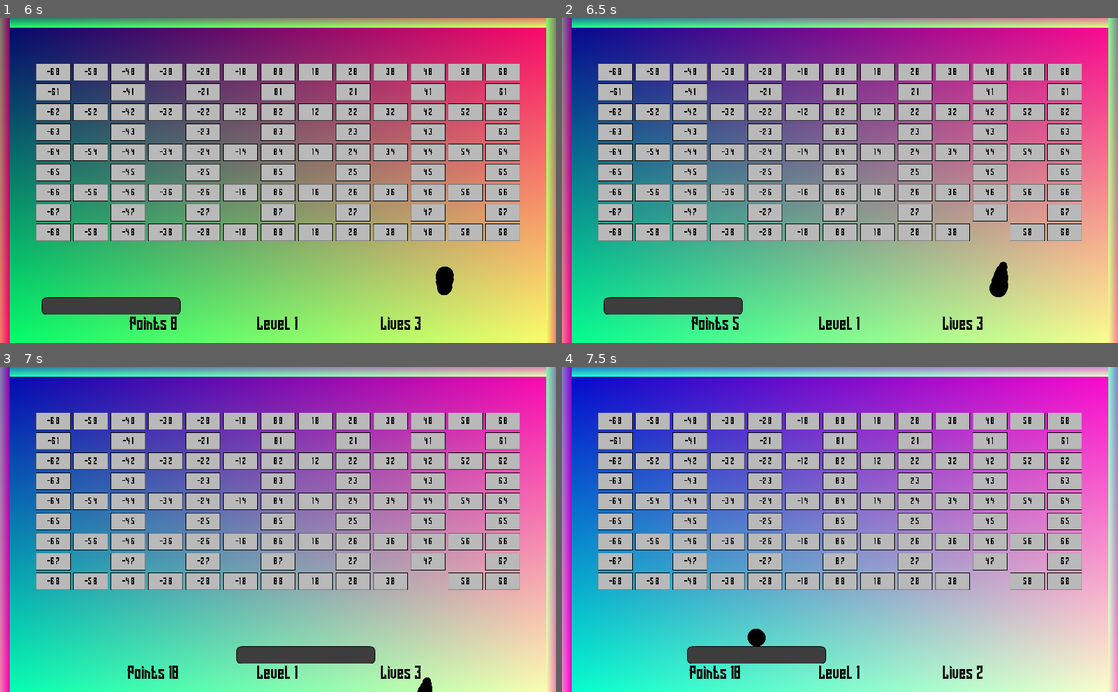
Above: before the commit, frames 1-4 (two rows, left to right).
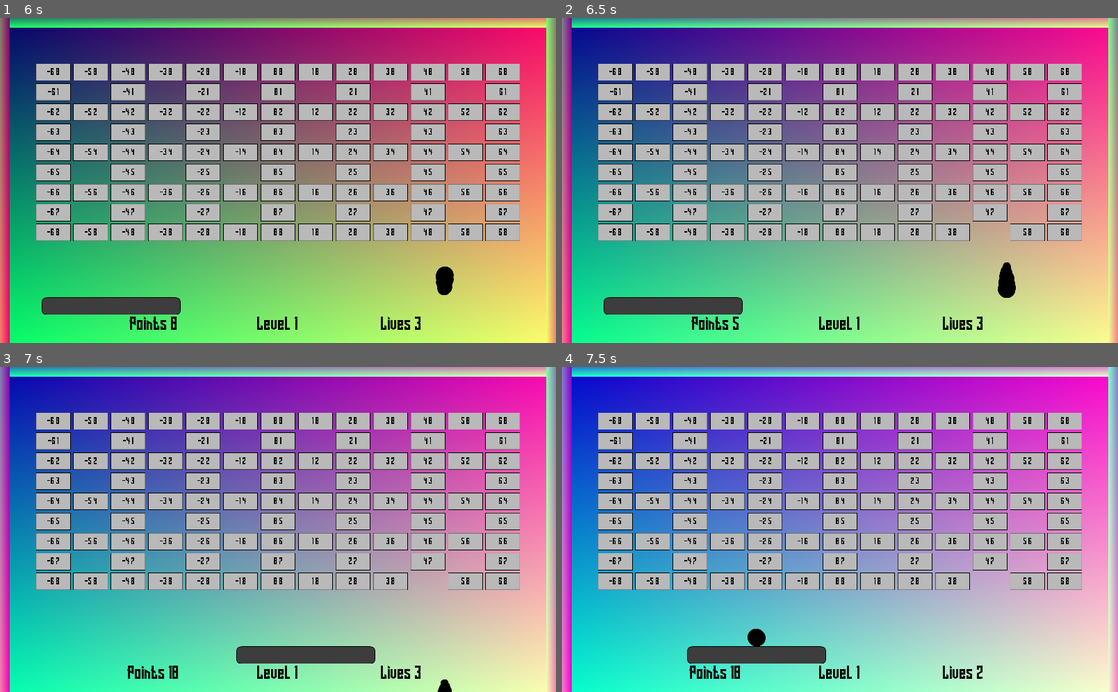
Above: after the commit, the same moments.

Repository: RhetHypo/BrickByBrickPolished
Game: Godot game, scene res://scenes/menus/MainTitle.tscn
Two runs of this game, one before a commit and one after it. Both use one fixed random seed, a clock stepped at 60 frames per second and the inputs below.
Inputs (mouse positions are in pixels of both pictures, inside the frame that each line leads up to):
- Up to frame 1 (6 s): move the mouse to (400, 164) at 0.52 s; hold Right (ui_right) 0.53-1.28 s; hold A (A) 0.53-1.28 s; tap S (S, bound only after the commit) at 0.8, 1.35, 2.3 s; move the mouse to (166, 196) at 1.27 s; hold Down (ui_down) 1.28-2.03 s; tap A (A) at 1.55, 4.55 s; tap Enter at 2 s; move the mouse to (333, 109) at 2.02 s; hold Right (ui_right) 2.03-2.75 s; hold A (A) 2.03-2.75 s; click "NEW GAME" at 2.75 s; click "NEW GAME" at 3.5 s; move the mouse to (250, 245) at 4.27 s; hold Up (ui_up) 4.28-5.03 s; tap D (D) at 4.35 s; move the mouse to (444, 229) at 5.02 s; hold S (S, bound only after the commit) 5.03-5.78 s; hold Left (ui_left) from 5.03 s (still down); tap W (W) at 5.1 s; tap Escape (pause) at 5.65 s; move the mouse to (111, 131) at 5.77 s; click (111, 131) at 5.85 s
- Up to frame 2 (6.5 s): keep holding Left (ui_left); tap A (A) at 6.05 s
- Up to frame 3 (7 s): move the mouse to (305, 529) at 6.52 s; release Left (ui_left) at 6.53 s; hold Down (ui_down) from 6.53 s (still down); hold S (S, bound only after the commit) from 6.53 s (still down)
- Up to frame 4 (7.5 s): move the mouse to (756, 448) at 7.27 s; release Down (ui_down) at 7.28 s; release S (S, bound only after the commit) at 7.28 s; hold Right (ui_right) from 7.28 s (still down); tap A (A) at 7.35 s

Frame 1 is identical in both runs. In frame 2, 0.3% of the frame differs, in the area x 76-82%, y 75-87%; in frame 3, 0.2%; in frame 4, less than 0.1%.

Commit message:
ball sound effects

Diff:
--- a/project.godot
+++ b/project.godot
@@ -56,6 +56,11 @@
 "events": [ Object(InputEventKey,"resource_local_to_scene":false,"resource_name":"","device":0,"alt":false,"shift":false,"control":false,"meta":false,"command":false,"pressed":false,"scancode":87,"unicode":0,"echo":false,"script":null)
  ]
 }
+S={
+"deadzone": 0.5,
+"events": [ Object(InputEventKey,"resource_local_to_scene":false,"resource_name":"","device":0,"alt":false,"shift":false,"control":false,"meta":false,"command":false,"pressed":false,"scancode":83,"unicode":0,"echo":false,"script":null)
+ ]
+}
 
 [rendering]
 
--- a/scenes/entities/Ball.gd
+++ b/scenes/entities/Ball.gd
@@ -8,6 +8,10 @@
 var paddle_width = 512
 
 var angle_cap = 0.75
+
+onready var breakAudio = get_node("breakPlayer")
+onready var paddleAudio = get_node("paddlePlayer")
+onready var wallAudio = get_node("wallPlayer")
 
 func _ready():
 	pass
@@ -30,14 +34,23 @@
 
 func _on_Ball_body_entered(body):
 	if body.is_in_group("Paddle"):
+		if settings.sound_enabled:
+			paddleAudio.volume_db = settings.sound_level - 50
+			paddleAudio.play()
 		self.apply_central_impulse(Vector2(current_speed * 2 * (self.position.x - body.position.x)/paddle_width,0))
 	elif body.is_in_group("Brick"):
+		if settings.sound_enabled:
+			breakAudio.volume_db = settings.sound_level - 50
+			breakAudio.play()
 		get_parent().award_points(10)
-		print("TEMP: ", (settings.difficulty+1)*2)
 		temp_speed += ((settings.difficulty+1)*2)
 		if temp_speed > max_temp_speed:
 			temp_speed = max_temp_speed
 		body.queue_free()
+	else:
+		if settings.sound_enabled:
+			wallAudio.volume_db = settings.sound_level - 50
+			wallAudio.play()
 
 func death():
 	#TODO: Add check for if this is the last ball in play, if adding multiple balls
--- a/scenes/entities/Ball.tscn
+++ b/scenes/entities/Ball.tscn
@@ -1,9 +1,12 @@
-[gd_scene load_steps=8 format=2]
+[gd_scene load_steps=11 format=2]
 
 [ext_resource path="res://scenes/entities/Ball.gd" type="Script" id=1]
 [ext_resource path="res://images/ball.png" type="Texture" id=2]
 [ext_resource path="res://images/trail.png" type="Texture" id=3]
 [ext_resource path="res://images/oddStuff/Ball.tres" type="Curve" id=4]
+[ext_resource path="res://audio/break.wav" type="AudioStream" id=5]
+[ext_resource path="res://audio/Bal.wav" type="AudioStream" id=6]
+[ext_resource path="res://audio/bonk.wav" type="AudioStream" id=7]
 
 [sub_resource type="PhysicsMaterial" id=1]
 friction = 0.0
@@ -47,4 +50,17 @@
 gravity = Vector2( 0, 0 )
 scale_amount_curve = ExtResource( 4 )
 anim_speed_curve = SubResource( 3 )
+
+[node name="breakPlayer" type="AudioStreamPlayer" parent="."]
+stream = ExtResource( 5 )
+volume_db = -40.0
+pitch_scale = 1.76
+
+[node name="paddlePlayer" type="AudioStreamPlayer" parent="."]
+stream = ExtResource( 6 )
+pitch_scale = 2.0
+
+[node name="wallPlayer" type="AudioStreamPlayer" parent="."]
+stream = ExtResource( 7 )
+pitch_scale = 2.0
 [connection signal="body_entered" from="." to="." method="_on_Ball_body_entered"]
--- a/scenes/levels/Gamefield.gd
+++ b/scenes/levels/Gamefield.gd
@@ -31,6 +31,7 @@
 const BRICK = preload("res://scenes/entities/Brick.tscn")
 
 onready var camera = get_node("Camera2D")
+onready var deathAudio = get_node("deathPlayer")
 
 func _ready():
 	Input.set_mouse_mode(Input.MOUSE_MODE_HIDDEN)
@@ -91,6 +92,9 @@
 	lives += newLives
 	update_lives(lives)
 	if newLives < 0 and lives >= 1:
+		if settings.sound_enabled:
+			deathAudio.volume_db = settings.sound_level - 50
+			deathAudio.play()
 		get_node("Paddle").newLife()
 	elif lives <= 0:
 		globals.endgame = true
--- a/scenes/levels/Gamefield.tscn
+++ b/scenes/levels/Gamefield.tscn
@@ -8,6 +8,7 @@
 [ext_resource path="res://other/long_shot/Long_Shot.ttf" type="DynamicFontData" id=6]
 [ext_resource path="res://scenes/menus/PauseDialog.tscn" type="PackedScene" id=7]
 [ext_resource path="res://scenes/menus/Transition.tscn" type="PackedScene" id=8]
+[ext_resource path="res://audio/death.wav" type="AudioStream" id=9]
 
 [sub_resource type="Shader" id=1]
 code = "shader_type canvas_item;
@@ -69,6 +70,7 @@
 position = Vector2( 1023.88, 612.042 )
 
 [node name="Camera2D" type="Camera2D" parent="."]
+editor/display_folded = true
 anchor_mode = 0
 current = true
 zoom = Vector2( 2, 2 )
@@ -149,5 +151,8 @@
 margin_right = 2048.0
 margin_bottom = 2048.0
 rect_min_size = Vector2( 2048, 2048 )
+
+[node name="deathPlayer" type="AudioStreamPlayer" parent="."]
+stream = ExtResource( 9 )
 [connection signal="popup_hide" from="Camera2D/CanvasLayer/PauseDialog" to="." method="_on_PauseDialog_popup_hide"]
 [connection signal="timeout" from="CompleteCheck" to="." method="_on_CompleteCheck_timeout"]
--- a/scenes/menus/PauseDialog.tscn
+++ b/scenes/menus/PauseDialog.tscn
@@ -104,6 +104,7 @@
 margin_top = 150.0
 margin_right = 150.0
 margin_bottom = 166.0
+max_value = 50.0
 ticks_on_borders = true
 
 [node name="ControlOptions" type="OptionButton" parent="MarginContainer/VBoxContainer"]
Not shown, added: audio/Bal.wav.import
Not shown, added: audio/bonk.wav.import
Not shown, added: audio/break.wav.import
Not shown, added: audio/bump.wav.import
Not shown, added: audio/click.wav.import
Not shown, added: audio/death.wav.import
Not shown, added: audio/hover.wav.import
Not shown, added: audio/no.wav.import
Not shown, added: audio/rah.wav.import
Not shown, added: audio/what.wav.import
Not shown: 1 places in scenes/levels/Gamefield.tscn that only renumber resources
Not shown: 3 places in scenes/menus/MainTitle.tscn that only renumber resources
(and 10 more such lines)
